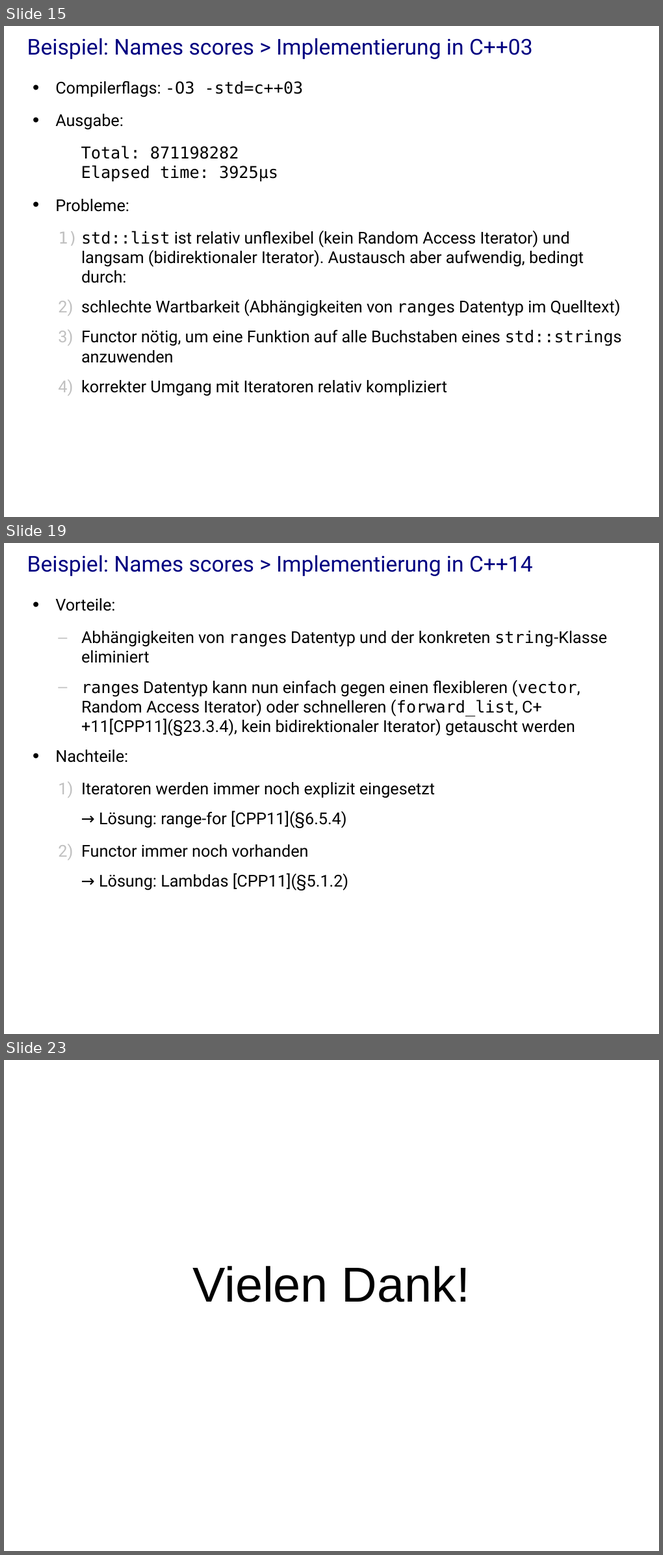
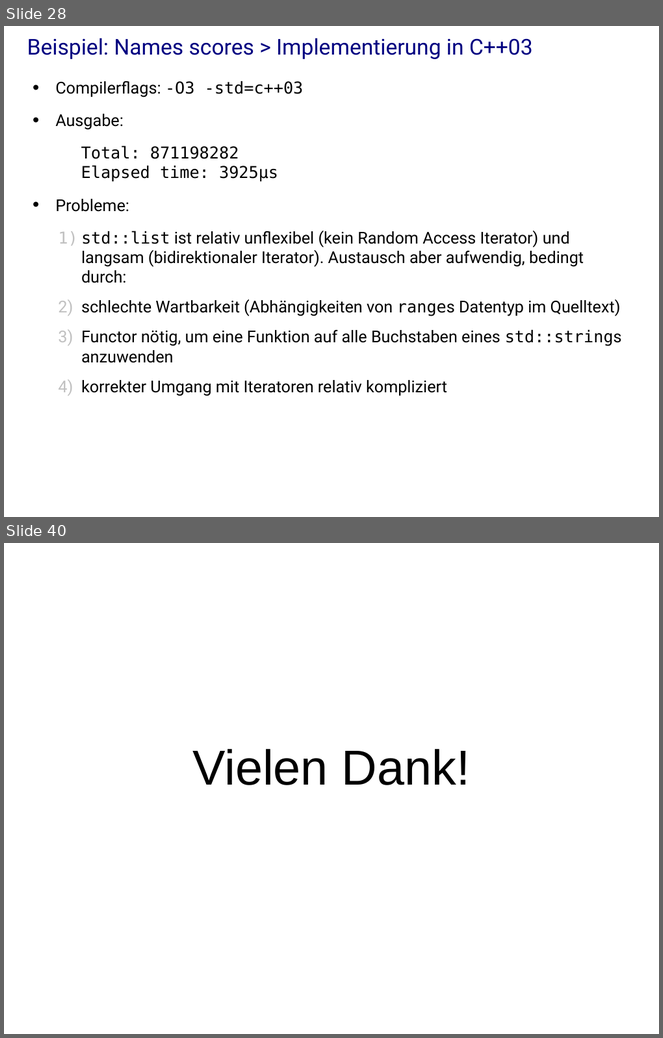
Before and after one commit to j-stephan/hs16, a slide deck: presentation/presentation.odp. Shown one above the other, each under a label of ours: slides 15, 19 and 23 before the commit, slides 28 and 40 after it; the slides between them are not shown. The pictures are 663x1555 and 663x1038 pixels, drawn with LibreOffice and Linux fonts; fonts in the diff are those of the drawing; background and template pictures are left out. Boxes give left, top, right and bottom in pixels: in the first picture for what was removed or moved away, otherwise in the second. Text is boxed around its words. In the diff, an @@ line names an element or a change of style, - is before the commit and + after.

```diff
--- a/presentation/presentation.odp
+++ b/presentation/presentation.odp
@@ slide 19 removed at (x1=4, y1=543, x2=659, y2=1034), background #FFFFFF @@
@@ title removed at (x1=27, y1=555, x2=533, y2=576) @@
-Beispiel: Names scores > Implementierung in C++14
@@ text removed at (x1=55, y1=598, x2=607, y2=891) @@
-• Vorteile:
-  – Abhängigkeiten von ranges Datentyp und der konkreten string-Klasse eliminiert
-  – ranges Datentyp kann nun einfach gegen einen flexibleren (vector, Random Access Iterator) oder schnelleren (forward_list, C++11[CPP11](§23.3.4), kein bidirektionaler Iterator) getauscht werden
-• Nachteile:
-  1) Iteratoren werden immer noch explizit eingesetzt
-→ Lösung: range-for [CPP11](§6.5.4)
-  1) Functor immer noch vorhanden
-→ Lösung: Lambdas [CPP11](§5.1.2)
@@ what was slide 15 is now slide 28 @@
@@ what was slide 23 is now slide 40 @@
```
Also in this commit, not shown: 9 slides changed, 21 slides added, 3 other slides removed, 1 other file.
